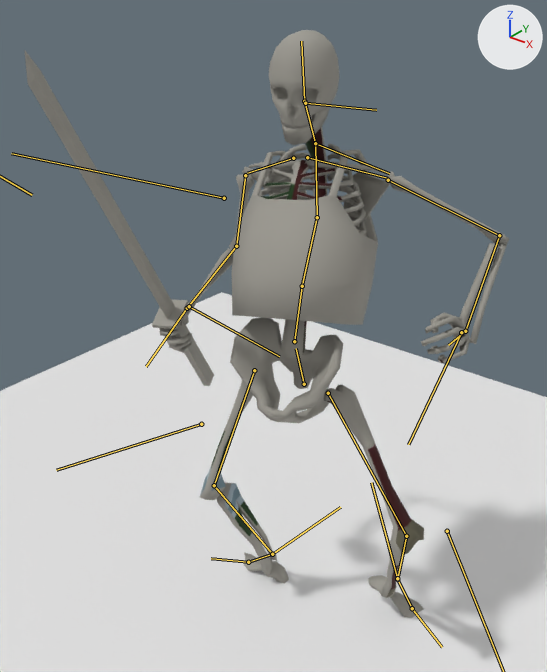
An edit to the glTF model Res/skeleton.gltf, drawn before and after from the same camera.
Both versions are drawn from a 50 mm camera at (1.022, -1.253, 1.837) aimed at (-0.058, 0.096, 1.001). The lights are fixed; the arrows at upper right show +X, +Y and +Z. Both versions are drawn at frame 14 of the action 'Hit'; the numbers are the values there. The bones that bend it are drawn over the model as lines.

Objects in the first picture: 'Plane', 'Skeleton'.
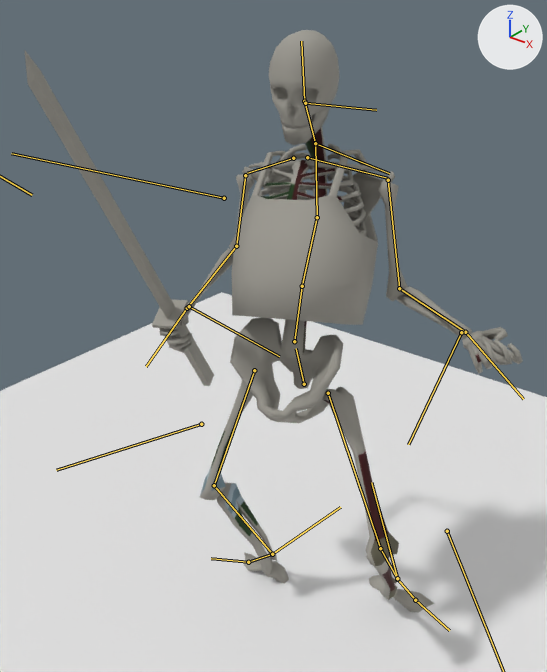
What the commit changed:
Bone 'metarig_upper_arm.L' (bone_metarig_upper_arm_l) turns from (-50, 69, -63) to (-35, -36, -56) degrees about its own x, y and z.
Bone 'metarig_hand.L' (bone_metarig_hand_l) turns from (30, -52, 40) to (29, -79, -46) degrees about its own x, y and z.
Bone 'metarig_thigh.L' (bone_metarig_thigh_l) turns from (21, -58, -55) to (11, -63, -39) degrees about its own x, y and z.
Bone 'metarig_shin.L' (bone_metarig_shin_l) turns from (40, 7, -1) to (31, 6, -22) degrees about its own x, y and z.
Bone 'metarig_foot.L' (bone_metarig_foot_l) turns from (14, 0, 0) to (22, 0, 0) degrees about its own x, y and z.

Pixel boxes [x1, y1, x2, y2] of what changed, in the pictures (547 x 672 px):
'Skeleton', posed: before [25, 30, 509, 618]; after [25, 30, 523, 612]
bone 'metarig_upper_arm.L', root to tip: before (388, 180) to (499, 235); after (388, 180) to (399, 288)
bone 'metarig_hand.L', root to tip: before (465, 331) to (448, 345); after (465, 332) to (523, 399)
bone 'metarig_thigh.L', root to tip: before (328, 393) to (406, 536); after (328, 393) to (380, 548)
bone 'metarig_shin.L', root to tip: before (406, 536) to (397, 579); after (380, 548) to (397, 579)
bone 'metarig_foot.L', root to tip: before (397, 579) to (412, 608); after (397, 579) to (415, 600)
